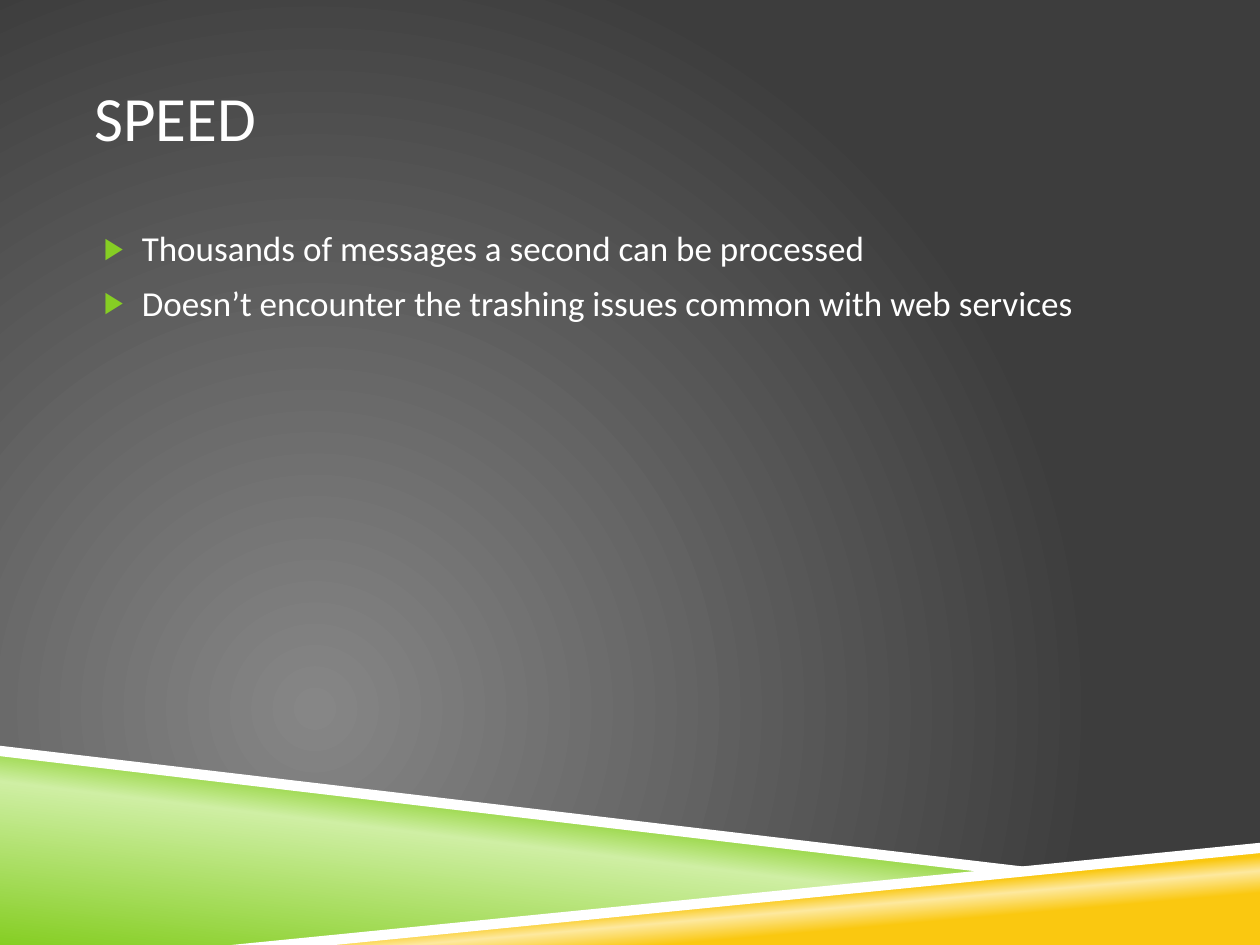
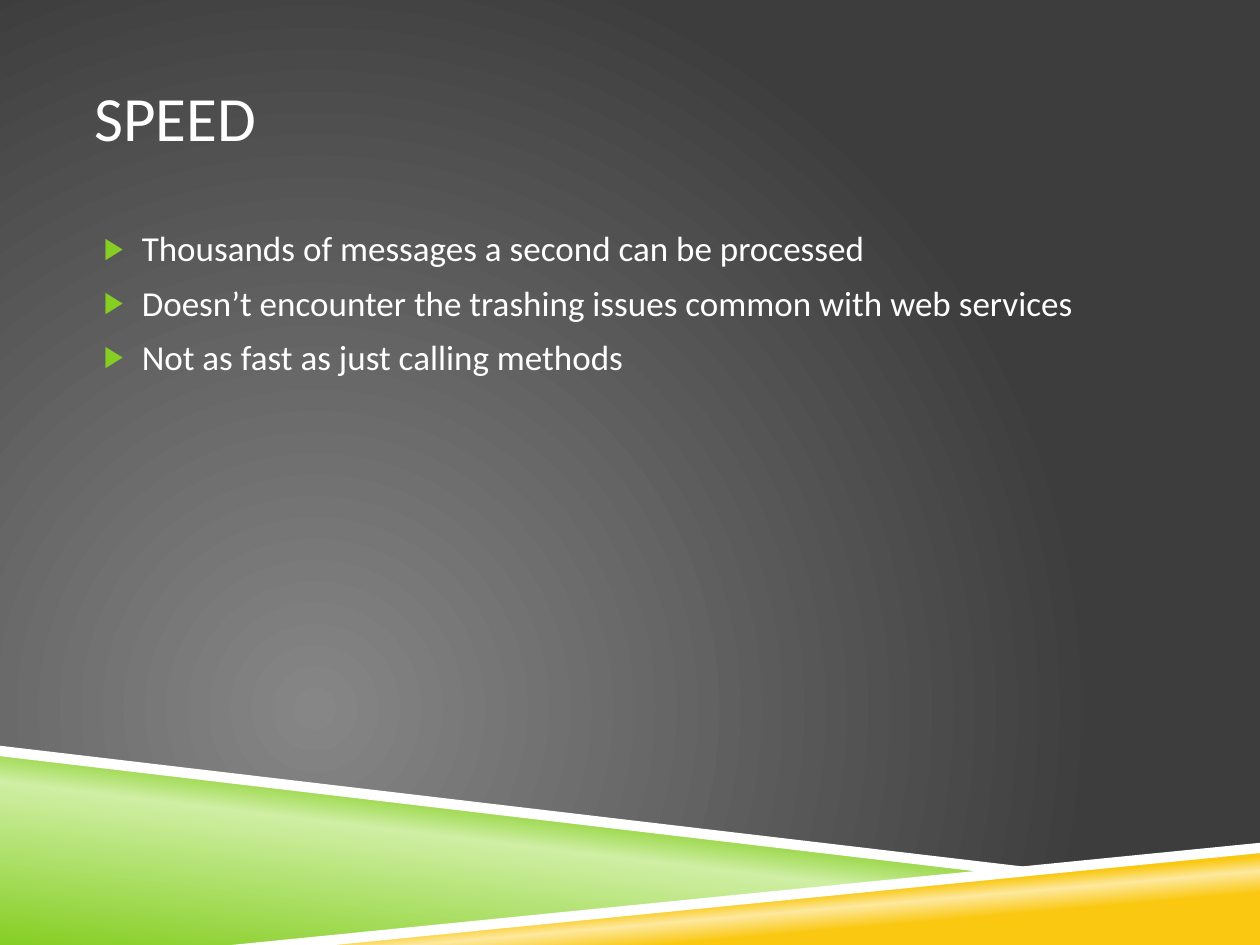
Before and after one commit to stimms/Queues, a slide deck: slide 15 of Queues and message based architecture.pptx (slide 13 before the commit). Drawn at 1260x945 pixels with LibreOffice and Linux fonts; fonts in the diff are those of the drawing; background and template pictures are left out. Boxes give left, top, right and bottom in pixels: in the first picture for what was removed or moved away, otherwise in the second. Text is boxed around its words. In the diff, an @@ line names an element or a change of style, - is before the commit and + after.

```diff
--- a/Queues and message based architecture.pptx
+++ b/Queues and message based architecture.pptx
@@ text at (142, 345, 623, 376): paragraph added @@
+▶ Not as fast as just calling methods
```
Also in this commit, not shown: 3 other slides changed, 5 slides added, 10 other files.
